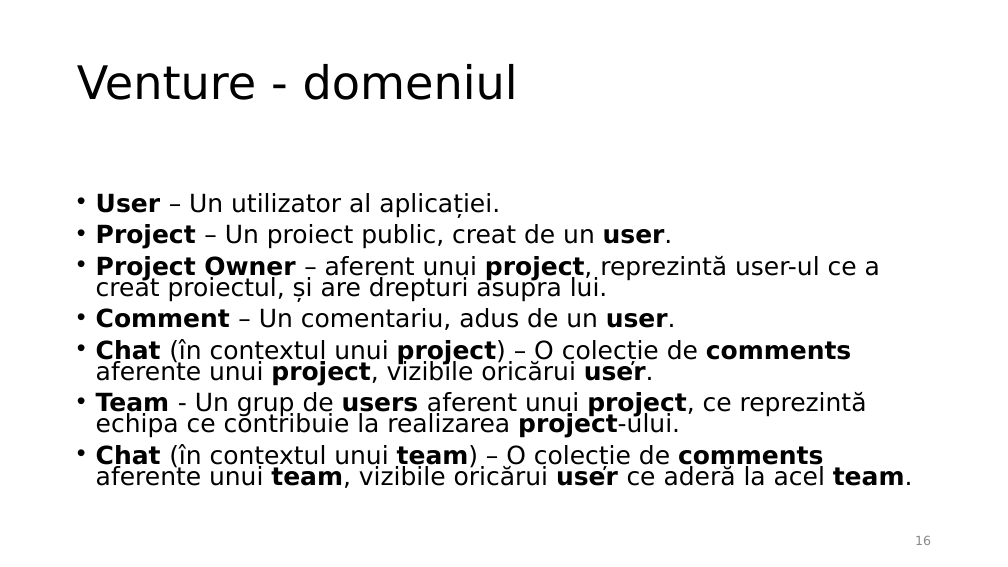
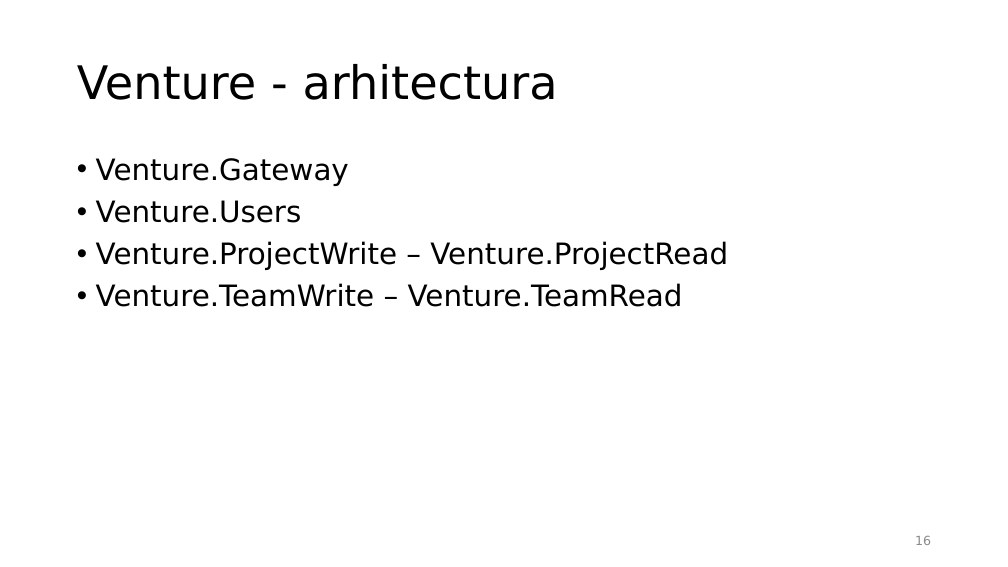
Before and after one commit to radu-solca/Venture, a slide deck: slide 16 of Venture.pptx. Drawn at 1008x567 pixels with LibreOffice and Linux fonts; fonts in the diff are those of the drawing. Boxes give left, top, right and bottom in pixels: in the first picture for what was removed or moved away, otherwise in the second. Text is boxed around its words. In the diff, an @@ line names an element or a change of style, - is before the commit and + after.

```diff
--- a/Venture.pptx
+++ b/Venture.pptx
@@ title at [77,64,558,100]: text changed @@
-Venture - domeniul
+Venture - arhitectura
@@ text at [96,158,728,307]: text changed; size 23.8 to 28 pt @@
-• User – Un utilizator al aplicației.
-• Project – Un proiect public, creat de un user.
-• Project Owner – aferent unui project, reprezintă user-ul ce a creat proiectul, și are drepturi asupra lui.
-• Comment – Un comentariu, adus de un user.
-• Chat (în contextul unui project) – O colecție de comments aferente unui project, vizibile oricărui user.
-• Team - Un grup de users aferent unui project, ce reprezintă echipa ce contribuie la realizarea project-ului.
-• Chat (în contextul unui team) – O colecție de comments aferente unui team, vizibile oricărui user ce aderă la acel team.
+• Venture.Gateway
+• Venture.Users
+• Venture.ProjectWrite – Venture.ProjectRead
+• Venture.TeamWrite – Venture.TeamRead
```
Also in this commit, not shown: 7 slides added, 3 slides removed, 2 other files.
